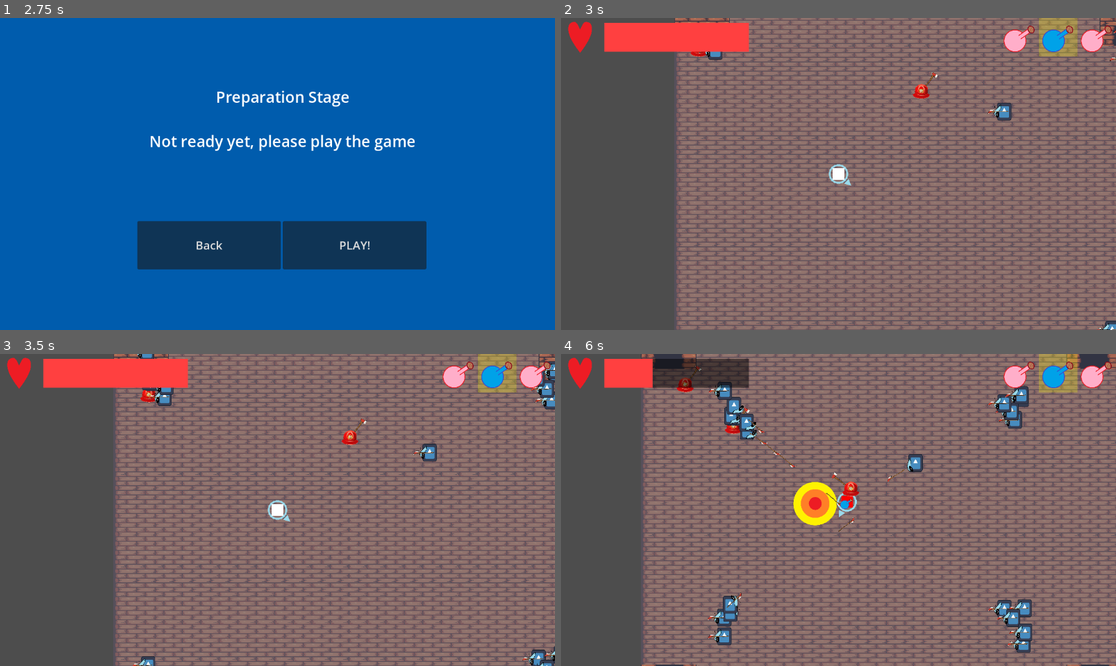
Above: before the commit, frames 1-4 (two rows, left to right).
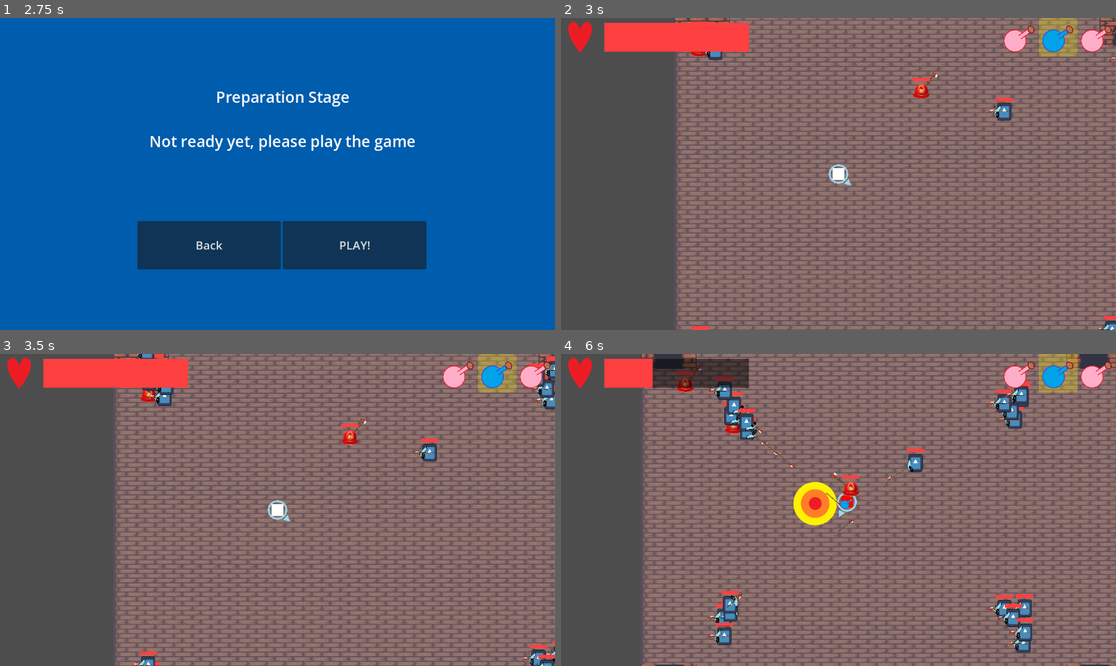
Above: after the commit, the same moments.

Repository: K-O-META/Alchemy_Prot_1
Game: Godot game, scene res://Stages/MenuStage/menu_stage.tscn
Same seed, same stepped clock (60 frames per second), same inputs: the game is played once before the commit and once after it. The engine's default icon, where the game draws it, is replaced by a stand-in: a white triangle on a blue panel in a dark square.
Inputs (mouse positions are in pixels of both pictures, inside the frame that each line leads up to):
- Up to frame 1 (2.75 s): click "Start" at 0.5 s; click "Next" at 1.25 s; click "Next" at 2 s
- Up to frame 2 (3 s): click "PLAY!" at 2.75 s
- Up to frame 3 (3.5 s): no input
- Up to frame 4 (6 s): move the mouse to (960, 494) at 3.52 s; hold E (potion_switch_right) 3.53-4.28 s; tap Space (dash) at 3.6, 5.1 s; move the mouse to (727, 525) at 4.27 s; hold Down (ui_down) 4.28-5.03 s; click (727, 525) at 4.35 s; move the mouse to (894, 441) at 5.02 s; hold E (potion_switch_right) 5.03-5.78 s; move the mouse to (810, 572) at 5.77 s; hold Up (ui_up) from 5.78 s (still down); click (810, 572) at 5.85 s

Frame 1 is identical in both runs. In frame 2, 0.1% of the frame differs, in the area x 23-100%, y 1-100%; in frame 3, 0.3%; in frame 4, 0.6%, in the area x 20-86%, y 5-90%.

Commit message:
Add enemies HP Bars

Diff:
--- a/Entities/Components/HealtComponent/health_component.gd
+++ b/Entities/Components/HealtComponent/health_component.gd
@@ -2,10 +2,12 @@
 
 @export var max_health: int = 10
 var current_health: int
-
+@onready var health_bar: Control = $HealthBar
 
 func _ready() -> void:
 	current_health = max_health
+	if get_parent() is Player:
+		health_bar.visible = false
 
 
 func take_damage(essence: Enums.Essences, amount: int) -> void:
@@ -15,6 +17,7 @@
 	print(amount)
 	if current_health <= 0:
 		die()
+	health_bar.get_node("HPBar").scale.x = float(current_health) / max_health
 
 
 func die() -> void:
--- a/Entities/Components/HealtComponent/health_component.tscn
+++ b/Entities/Components/HealtComponent/health_component.tscn
@@ -4,3 +4,29 @@
 
 [node name="HealthComponent" type="Node2D"]
 script = ExtResource("1_bbh48")
+
+[node name="HealthBar" type="Control" parent="."]
+custom_minimum_size = Vector2(300, 80)
+layout_mode = 3
+anchors_preset = 0
+offset_left = -30.0
+offset_top = -50.0
+offset_right = 270.0
+offset_bottom = 30.0
+scale = Vector2(0.2, 0.2)
+
+[node name="BackgroundBar" type="ColorRect" parent="HealthBar"]
+custom_minimum_size = Vector2(300, 60)
+layout_mode = 0
+offset_top = 10.0
+offset_right = 300.0
+offset_bottom = 70.0
+color = Color(0, 0, 0, 0.498039)
+
+[node name="HPBar" type="ColorRect" parent="HealthBar"]
+custom_minimum_size = Vector2(300, 60)
+layout_mode = 0
+offset_top = 10.0
+offset_right = 300.0
+offset_bottom = 70.0
+color = Color(1, 0.25098, 0.25098, 1)
--- a/Entities/Enemies/melee_template.tscn
+++ b/Entities/Enemies/Golems/Golem Basic Enemy.tscn
@@ -4,7 +4,7 @@
 [ext_resource type="PackedScene" uid="uid://cg665cnwix3pu" path="res://Entities/Weapons/axe.tscn" id="2_kwxw1"]
 [ext_resource type="PackedScene" uid="uid://du4fqfyml6gv1" path="res://Entities/Components/AttackComponent/attack_component.tscn" id="3_303jr"]
 [ext_resource type="PackedScene" uid="uid://b6r4wry16kxsh" path="res://Entities/Components/AttackComponent/targeting_component.tscn" id="4_gyg12"]
-[ext_resource type="Texture2D" uid="uid://bggdxm83endq4" path="res://Entities/Enemies/art/firefighter.png" id="5_r87hm"]
+[ext_resource type="Texture2D" uid="uid://cfedqgk37bonx" path="res://Entities/Enemies/Golems/art/Golem Grey Standing.png" id="5_w1hf1"]
 [ext_resource type="PackedScene" uid="uid://fvr0lwtankxt" path="res://Entities/Components/HitboxComponent/hitbox_component.tscn" id="6_t4nnm"]
 [ext_resource type="PackedScene" uid="uid://bi4w86bht7juj" path="res://Entities/Enemies/Behaviours/rush_behaviour.tscn" id="7_l73wt"]
 [ext_resource type="PackedScene" uid="uid://psc1y6u8b60x" path="res://Entities/Components/HealtComponent/health_component.tscn" id="8_y1aiq"]
@@ -14,9 +14,9 @@
 radius = 63.0317
 
 [sub_resource type="RectangleShape2D" id="RectangleShape2D_co081"]
-size = Vector2(37.0694, 37.0694)
+size = Vector2(57.1486, 96.1487)
 
-[node name="FireFighter" type="CharacterBody2D" node_paths=PackedStringArray("health_component") groups=["enemies"]]
+[node name="GolemBasic" type="CharacterBody2D" node_paths=PackedStringArray("health_component") groups=["enemies"]]
 script = ExtResource("1_xe6hj")
 health_component = NodePath("HealthComponent")
 
@@ -38,10 +38,12 @@
 shape = SubResource("CircleShape2D_co081")
 
 [node name="Texture" type="Sprite2D" parent="."]
-scale = Vector2(0.120462, 0.120462)
-texture = ExtResource("5_r87hm")
+position = Vector2(-13, -30)
+scale = Vector2(0.3, 0.3)
+texture = ExtResource("5_w1hf1")
 
 [node name="HitboxComponent" parent="." instance=ExtResource("6_t4nnm")]
+position = Vector2(3.00001, -29.75)
 shape = SubResource("RectangleShape2D_co081")
 
 [node name="RushBehaviour" parent="." instance=ExtResource("7_l73wt")]
@@ -49,5 +51,7 @@
 [node name="HealthComponent" parent="." instance=ExtResource("8_y1aiq")]
 
 [node name="ReactionComponent" parent="HealthComponent" instance=ExtResource("9_h0g7e")]
+essence = 2
+reaction = 3
 
 [editable path="AttackComponent/TargetingComponent"]
--- a/Entities/Enemies/fire_fighter.tscn
+++ b/Entities/Enemies/fire_fighter.tscn
@@ -51,3 +51,4 @@
 [node name="ReactionComponent" parent="HealthComponent" instance=ExtResource("9_co081")]
 
 [editable path="AttackComponent/TargetingComponent"]
+[editable path="HealthComponent"]
--- a/Utilities/enums.gd
+++ b/Utilities/enums.gd
@@ -3,4 +3,4 @@
 
 enum Essences { FIRE, ICE, BASIC }
 
-enum EssenceReaction { VULNERABLE, RESISTANT, HEALS_ME }
+enum EssenceReaction { VULNERABLE, RESISTANT, HEALS_ME, NO_EFFECT }
Binary file added: Entities/Enemies/Golems/art/Golem Grey Attack.png
Not shown, added: Entities/Enemies/Golems/art/Golem Grey Attack.png.import
Binary file added: Entities/Enemies/Golems/art/Golem Grey Prepare.png
Not shown, added: Entities/Enemies/Golems/art/Golem Grey Prepare.png.import
Binary file added: Entities/Enemies/Golems/art/Golem Grey Standing.png
Not shown, added: Entities/Enemies/Golems/art/Golem Grey Standing.png.import
